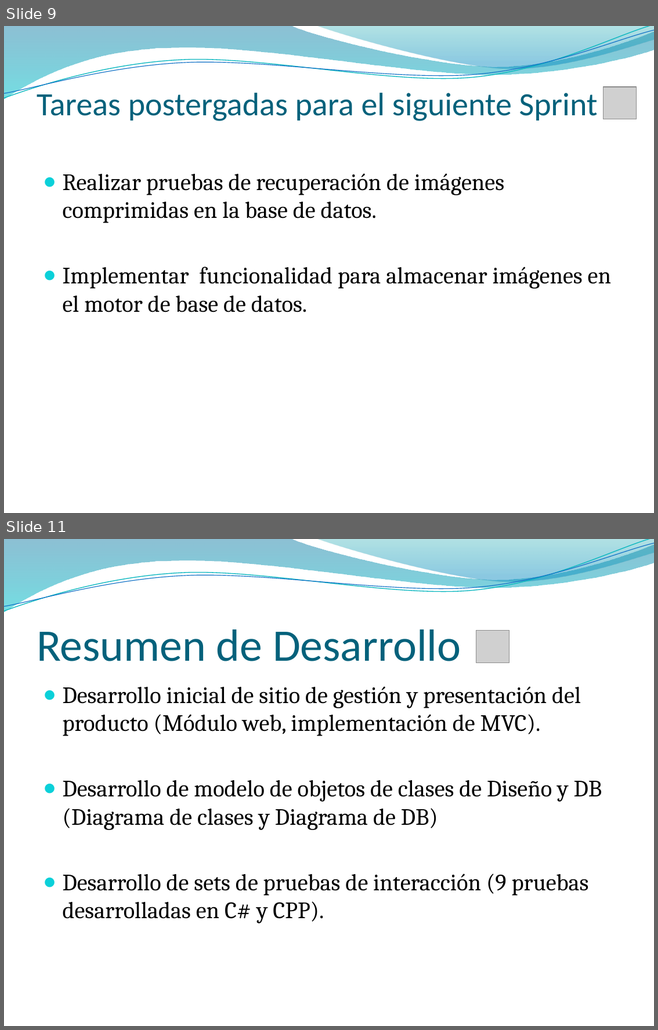
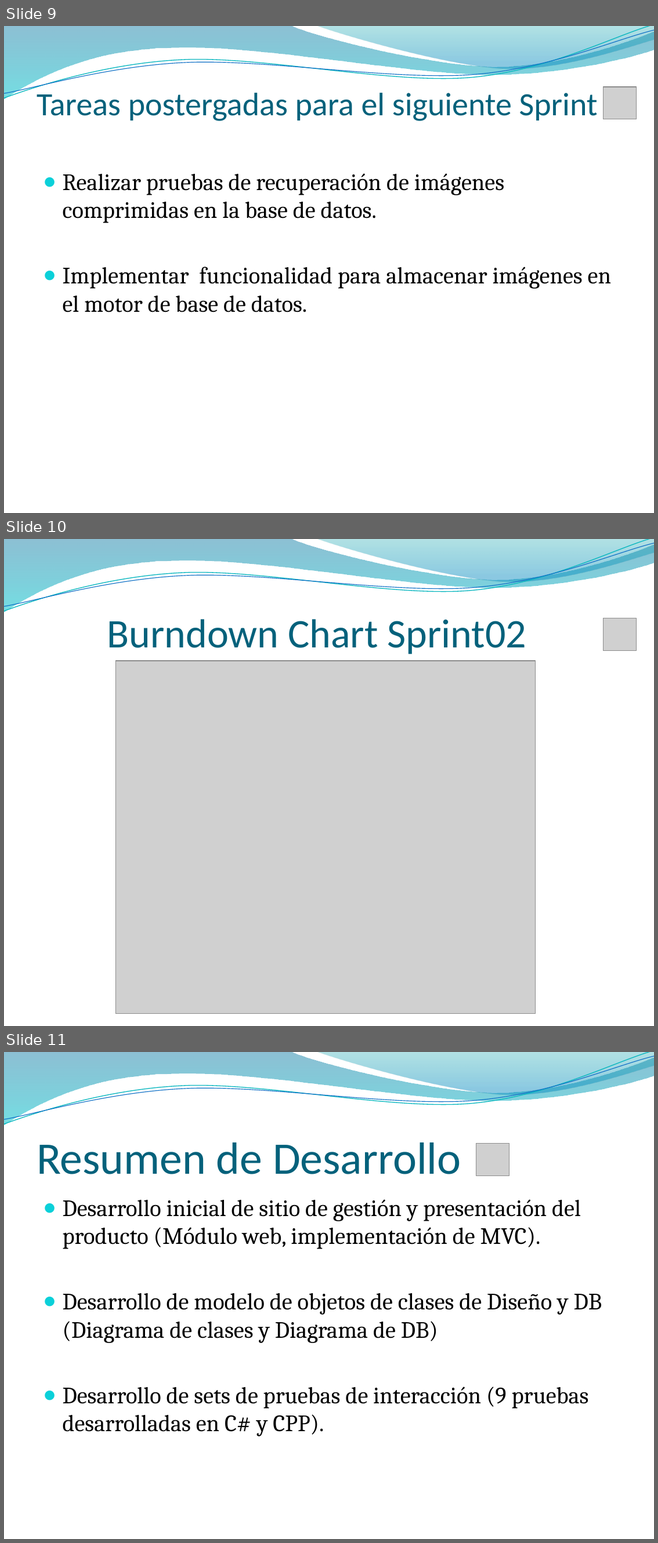
Before and after one commit to elcapo04/utn-frc-dlc-2011-liberal-peker, a slide deck: Proyecto final/SprintsDevelopment/Branch 02/DocumentosAEntregar/Sprint 02.pptx. Shown one above the other, each under a label of ours: slides 9 and 11 before the commit, slides 9, 10 and 11 after it; the slides between them are not shown. The pictures are 658x1030 and 658x1543 pixels, drawn with LibreOffice and Linux fonts; fonts in the diff are those of the drawing; grey boxes stand for pictures; background and template pictures are left out. Boxes give left, top, right and bottom in pixels: in the first picture for what was removed or moved away, otherwise in the second. Text is boxed around its words. In the diff, an @@ line names an element or a change of style, - is before the commit and + after.

Commit message:
Burndownchart agregado

```diff
--- a/Proyecto final/SprintsDevelopment/Branch 02/DocumentosAEntregar/Sprint 02.pptx
+++ b/Proyecto final/SprintsDevelopment/Branch 02/DocumentosAEntregar/Sprint 02.pptx
@@ slide 10 added at [4, 539, 654, 1026], background picture (left out); not listed: 4 template elements that a slide beside it also shows @@
@@ title added at [107, 619, 526, 654], 45 pt, text #04617B @@
+Burndown Chart Sprint02
@@ picture added at [603, 618, 636, 651] @@
@@ picture added at [116, 660, 535, 1014] @@
```
Also in this commit, not shown: 1 slide changed, 1 slide removed, 2 other files.
